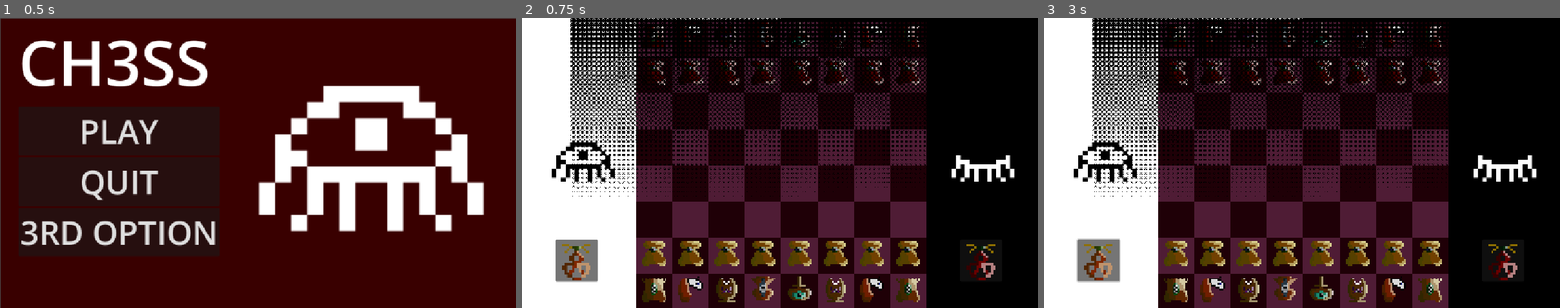
Above: before the commit, frames 1-3 (left to right).
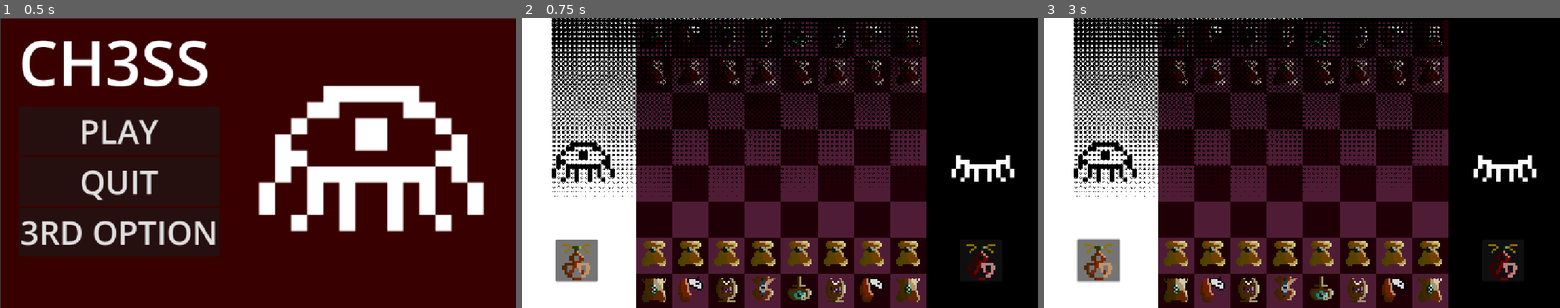
Above: after the commit, the same moments.

Repository: felxybozinni/Ch3ss
Game: Godot game, scene res://menu.tscn
Two runs of this game, one before a commit and one after it. Both use one fixed random seed, a clock stepped at 60 frames per second and the inputs below.
Inputs (mouse positions are in pixels of both pictures, inside the frame that each line leads up to):
- Up to frame 1 (0.5 s): no input
- Up to frame 2 (0.75 s): click "PLAY" at 0.5 s
- Up to frame 3 (3 s): click (1503, 261) at 1.25 s; click (1100, 261) at 2 s; tap Enter at 2.75 s; move the mouse to (1415, 148) at 2.77 s; hold Right from 2.78 s (still down); tap Alt at 2.85 s; click (1415, 148) at 2.92 s

Frame 1 is identical in both runs. In frame 2, 15% of the frame differs, in the area x 5-79%, y 0-62%; in frame 3, 15%.

Commit message:
Add files via upload

Diff:
--- a/main.gd
+++ b/main.gd
@@ -9,6 +9,7 @@
 @onready var audio_stream_player_2d_3: AudioStreamPlayer2D = $other/holder/AudioStreamPlayer2D3
 @onready var crowtimer: Timer = $other/holder/crowtimer
 @onready var crow: AudioStreamPlayer2D = $other/holder/crow
+var variable = "variable"
 const BOARDSIZE = 8
 const TILESIZE = 81
 const YADJUST = 620
@@ -47,6 +48,7 @@
 	board.append([-1,-1,-1,-1,-1,-1,-1,-1])
 	board.append([-4,-3,-2,-5,-6,-2,-3,-4])
 	holder.global_position.x = holder.global_position.x - TILESIZE
+	holder.global_position.x -= (TILESIZE/2)
 	display()
 
 func display():
